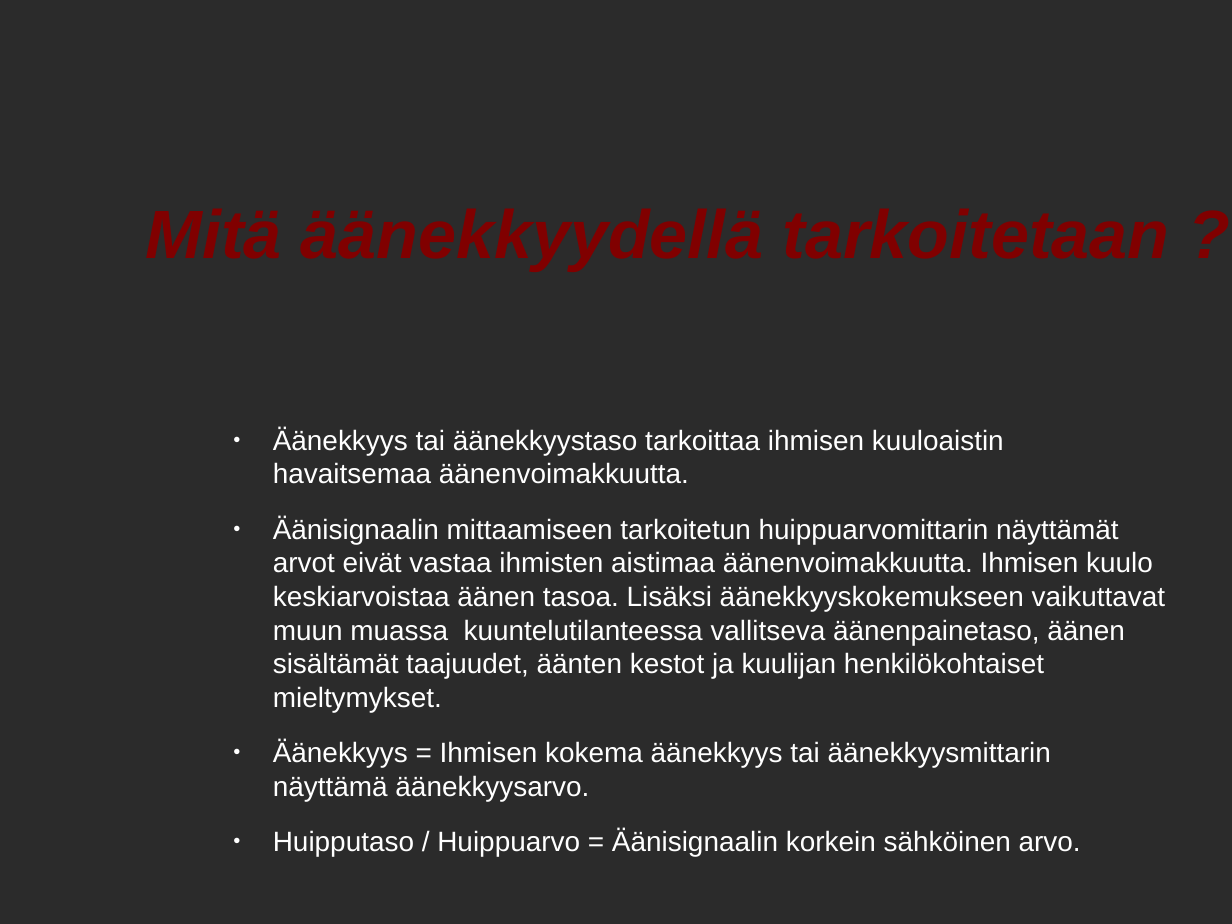
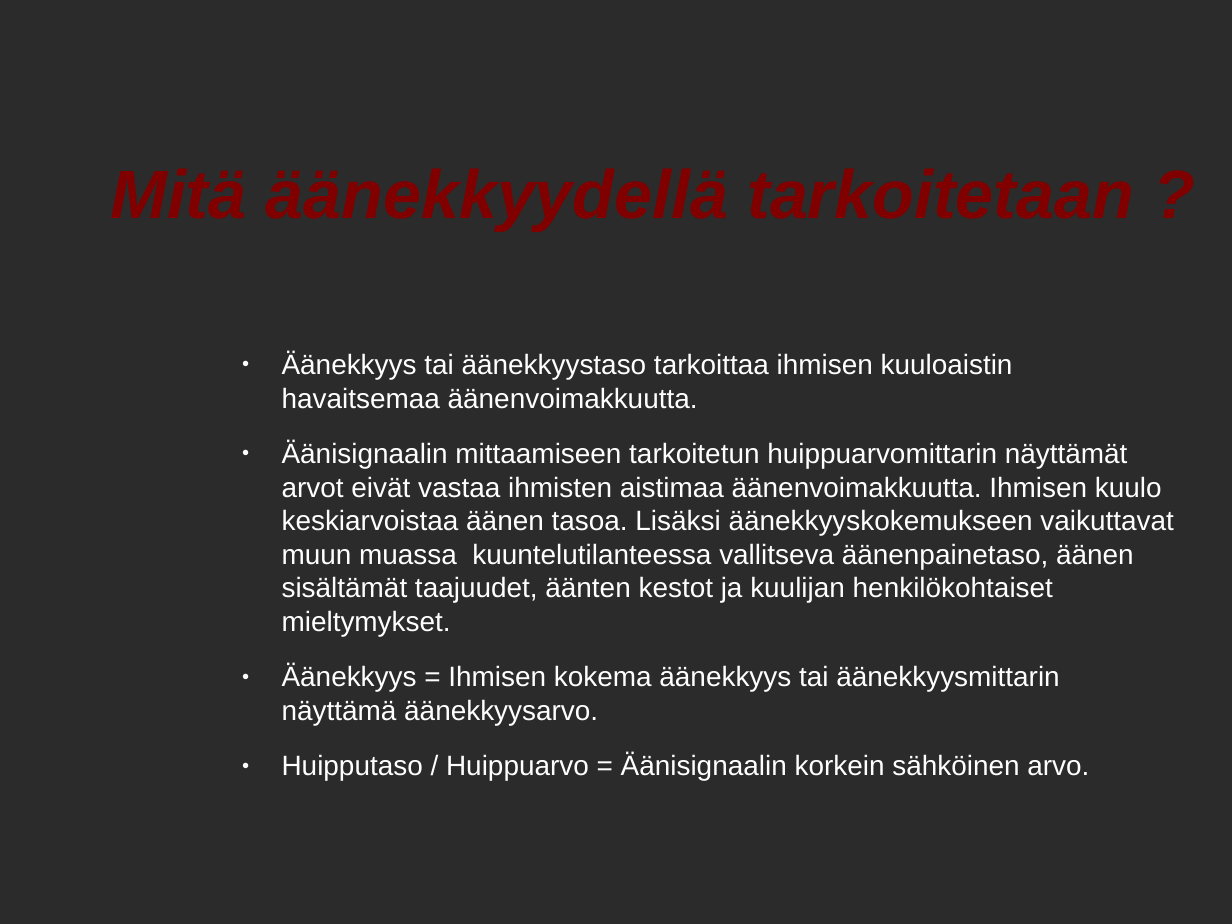
Before and after one commit to mhartzel/Introduction_To_Loudness_Correction, a slide deck: slide 2 of odp/Aanekkyyden Hallinta.odp. Drawn at 1232x924 pixels with LibreOffice and Linux fonts; fonts in the diff are those of the drawing; background and template pictures are left out; a plain dark background stands for a picture behind light text. Boxes give left, top, right and bottom in pixels: in the first picture for what was removed or moved away, otherwise in the second. Text is boxed around its words. In the diff, an @@ line names an element or a change of style, - is before the commit and + after.

```diff
--- a/odp/Aanekkyyden Hallinta.odp
+++ b/odp/Aanekkyyden Hallinta.odp
@@ title "Mitä äänekkyydellä tarkoitetaan ?" moved from (x1=141, y1=138, x2=1232, y2=324) to (x1=105, y1=98, x2=1196, y2=285) @@
@@ text "Äänekkyys tai äänekkyystaso tarkoittaa ihmisen ..." moved from (x1=273, y1=428, x2=1165, y2=856) to (x1=282, y1=352, x2=1173, y2=781) @@
```
Also in this commit, not shown: 6 other slides changed, 1 other file.
